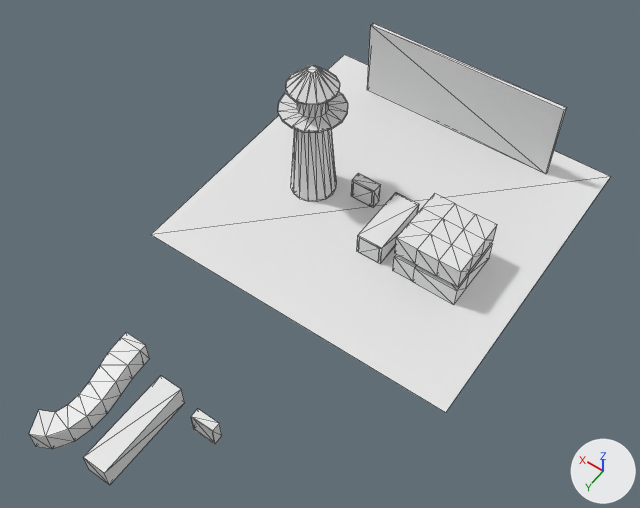
The glTF model asset/map04.glb as it was, and as the next commit left it.
The view is the same before and after, from a camera (50 mm lens) standing at (-25.9, 46.7, 60.6) and looking at (-0.8, 11.6, 5.4). Lighting does not change. The marker at lower right points along +X, +Y and +Z. Mesh edges are drawn as thin lines. Where no turn or scale is listed for an object, it has been applied to the vertices. Vertices at the same position are counted once.

The first picture shows 'mesh_long', 'mesh_portalplace', 'mesh_rot', 'mesh_tower', 'world_main', 'world_rot', 'world_short', 'world_tower'.
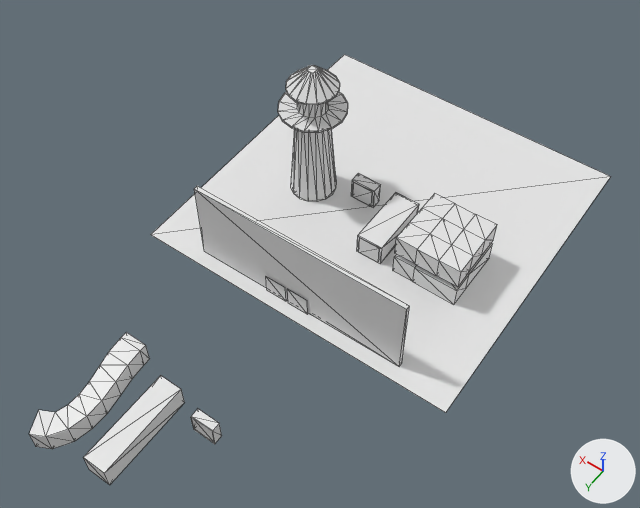
Where the newer file only moved an object's origin or applied its transform, the numbers keep the older frame.

What differs and where, as boxes (x1, y1, x2, y2) in the pictures (640 x 508 px):
'mesh_portalplace', mesh turned
    before: (367, 23, 566, 174)
    after: (194, 186, 410, 367)
'portal_main_rightportal_main_leftportal', added
    after: (287, 289, 308, 315)
'portal_main_leftportal_main_rightportal', added
    after: (266, 277, 286, 301)

What changed in the scene script:
```text
Change me_cube:
    where me_cube.from_pydata(...)  # 8 vertices, 12 faces; spans x -10.0..10.0, y -0.2..0.2, z -4.0..4.0
    used by ob_mesh_portalplace; location = (0.0, -12.0, 4.0)
    me_cube part 1: the whole mesh is turned -180 degrees about the z axis through its middle, then moved by (0.0, 25.5, 0.0)
Add ob_portal_main_rightportal_main_leftportal:
    ob_portal_main_rightportal_main_leftportal = bpy.data.objects.new('portal_main_rightportal_main_leftportal', me_plane_029.copy())  # the mesh of ob_portal_long_long2_main_mainlong2
    ob_portal_main_rightportal_main_leftportal.location = (-0.22, 13.87, 1.0)
Add ob_portal_main_leftportal_main_rightportal:
    ob_portal_main_leftportal_main_rightportal = bpy.data.objects.new('portal_main_leftportal_main_rightportal', me_plane_029.copy())  # the mesh of ob_portal_long_long2_main_mainlong2
    ob_portal_main_leftportal_main_rightportal.location = (2.0, 13.86, 1.0)
```
